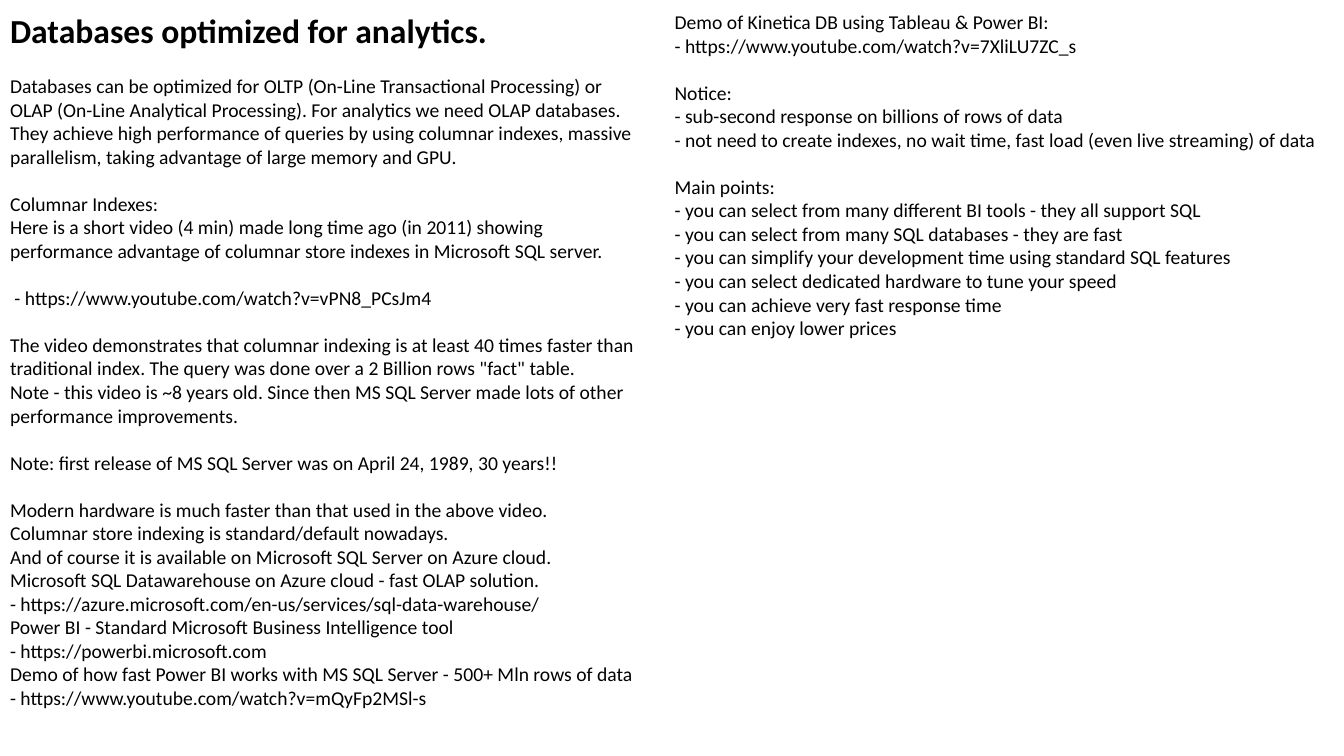
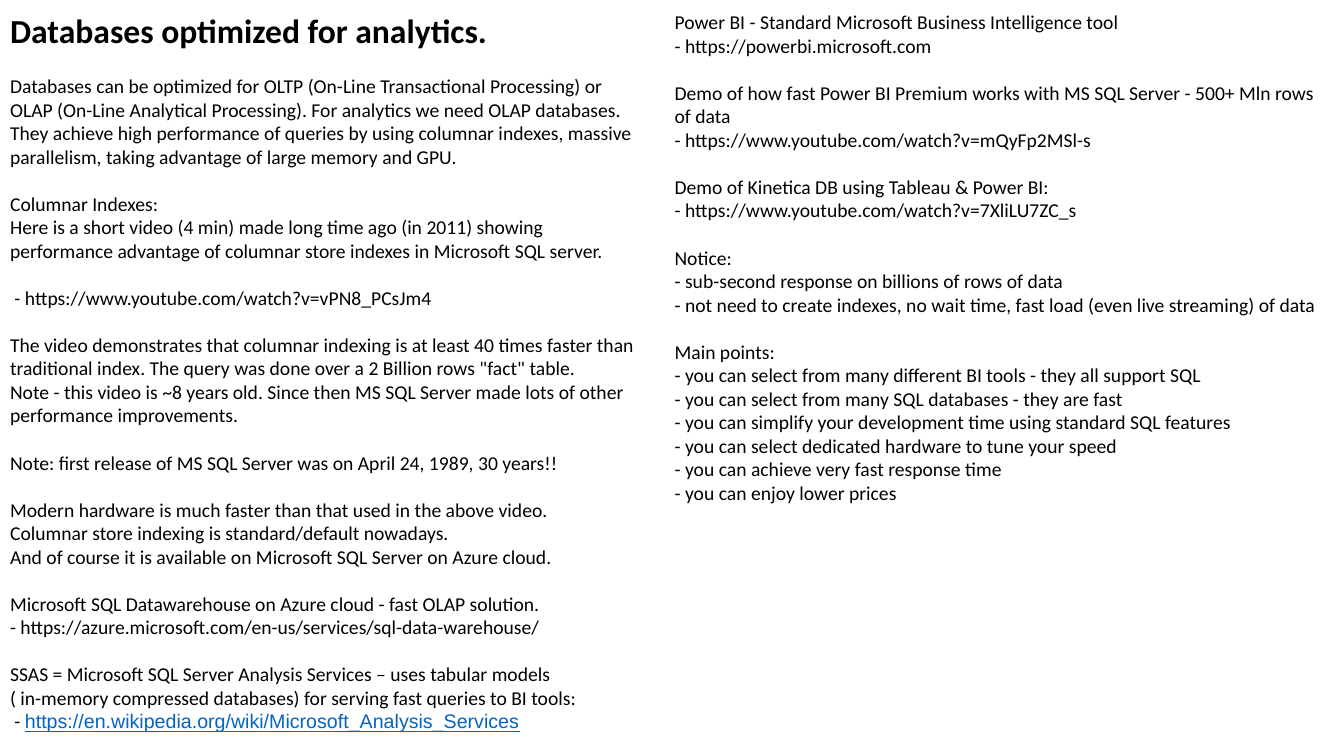
Before and after one commit to lselector/ml_ai_doc, a slide deck: slide 4 of analytics_dashboards.pptx. Drawn at 1344x756 pixels with LibreOffice and Linux fonts; fonts in the diff are those of the drawing. Boxes give left, top, right and bottom in pixels: in the first picture for what was removed or moved away, otherwise in the second. Text is boxed around its words. In the diff, an @@ line names an element or a change of style, - is before the commit and + after.

```diff
--- a/analytics_dashboards.pptx
+++ b/analytics_dashboards.pptx
@@ text at [675,15,1313,150]: paragraphs added @@
+Power BI - Standard Microsoft Business Intelligence tool
+- https://powerbi.microsoft.com
+Demo of how fast Power BI Premium works with MS SQL Server - 500+ Mln rows of data
+- https://www.youtube.com/watch?v=mQyFp2MSl-s
@@ text at [10,667,576,732]: text changed @@
-Power BI - Standard Microsoft Business Intelligence tool
-- https://powerbi.microsoft.com
-Demo of how fast Power BI works with MS SQL Server - 500+ Mln rows of data
-- https://www.youtube.com/watch?v=mQyFp2MSl-s
+SSAS = Microsoft SQL Server Analysis Services – uses tabular models
+( in-memory compressed databases) for serving fast queries to BI tools:
+- https://en.wikipedia.org/wiki/Microsoft_Analysis_Services
```
Also in this commit, not shown: 3 other slides changed, 1 other file.
